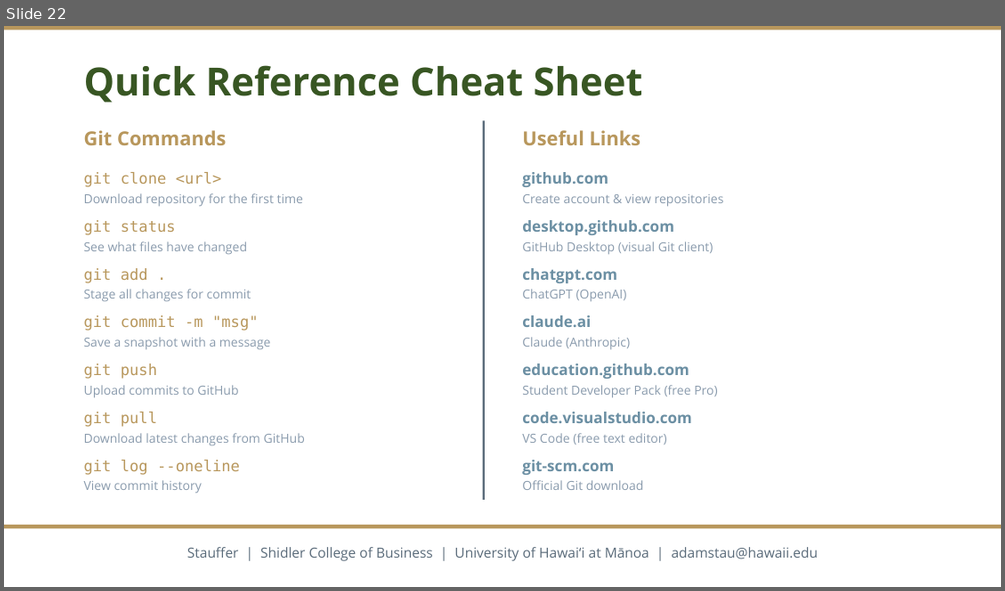
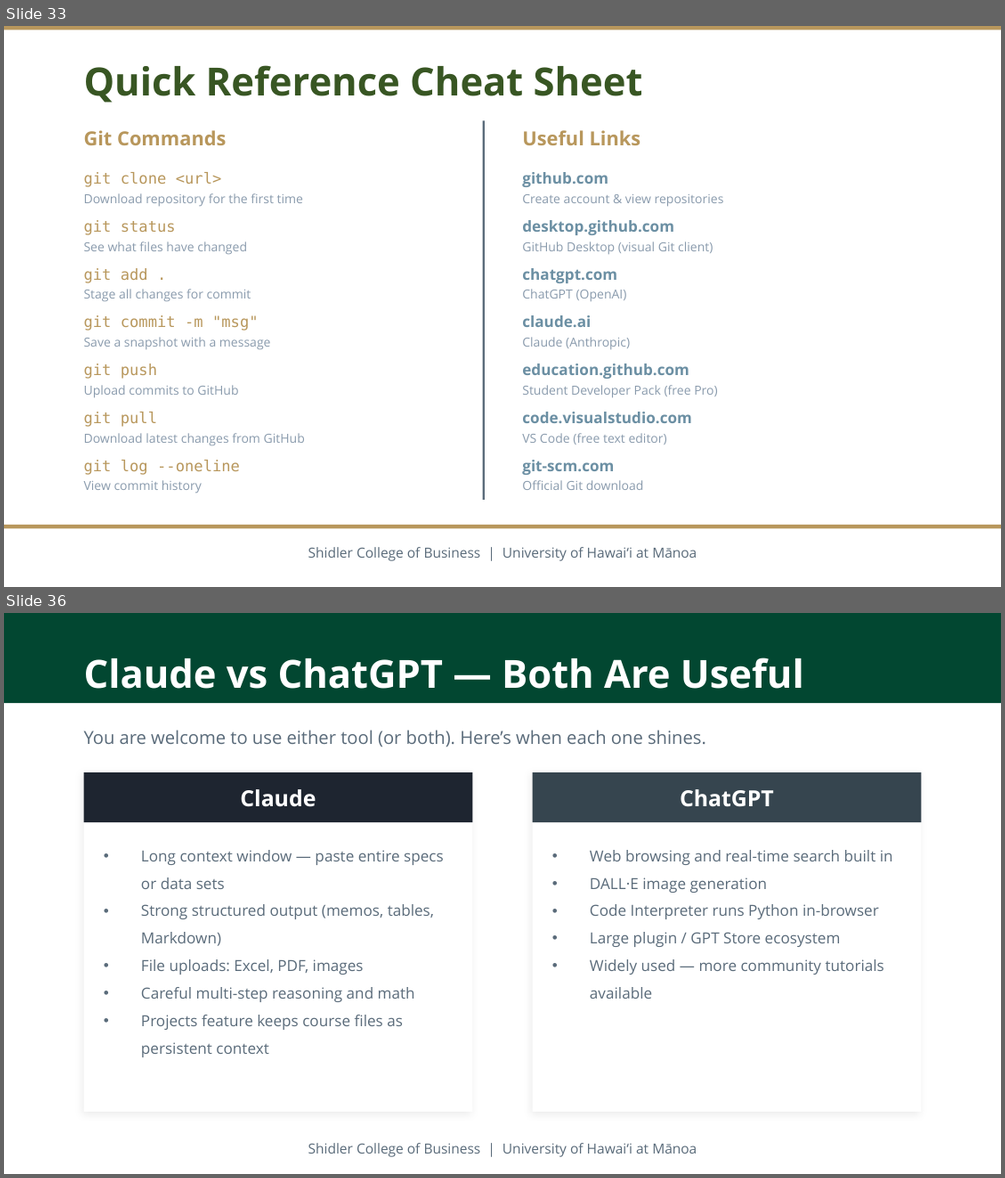
Before and after one commit to adamwstauffer/shidler, a slide deck: courses/BUS-629-VEMBA-International-Corporate-Finance/BUS629_AI_Ratios_Project.pptx. Shown one above the other, each under a label of ours: slide 22 before the commit, slides 33 and 36 after it; the slides between them are not shown. The pictures are 1005x591 and 1005x1178 pixels, drawn with LibreOffice and Linux fonts; fonts in the diff are those of the drawing. Boxes give left, top, right and bottom in pixels: in the first picture for what was removed or moved away, otherwise in the second. Text is boxed around its words. In the diff, an @@ line names an element or a change of style, - is before the commit and + after.

```diff
--- a/courses/BUS-629-VEMBA-International-Corporate-Finance/BUS629_AI_Ratios_Project.pptx
+++ b/courses/BUS-629-VEMBA-International-Corporate-Finance/BUS629_AI_Ratios_Project.pptx
@@ slide 36 added at <box>4,613,1001,1174</box>, background #FFFFFF @@
@@ rectangle added at <box>4,613,1001,703</box>, fill #024731 @@
@@ text added at <box>84,657,804,689</box>, 28 pt, text #FFFFFF, bold @@
+Claude vs ChatGPT — Both Are Useful
@@ text added at <box>84,730,706,747</box>, 13 pt, text #5A6B7A @@
+You are welcome to use either tool (or both). Here’s when each one shines.
@@ rectangle added at <box>84,772,472,1111</box>, fill #FFFFFF @@
@@ rectangle added at <box>84,772,472,822</box>, fill #1E2530 @@
@@ rectangle added at <box>533,772,921,1111</box>, fill #FFFFFF @@
@@ rectangle added at <box>533,772,921,822</box>, fill #36454F @@
@@ text added at <box>240,789,316,807</box>, 16 pt, text #FFFFFF, bold @@
+Claude
@@ text added at <box>680,789,774,807</box>, 16 pt, text #FFFFFF, bold @@
+ChatGPT
@@ text added at <box>141,850,444,1057</box>, 11 pt, text #5A6B7A @@
+• Long context window — paste entire specs or data sets
+• Strong structured output (memos, tables, Markdown)
+• File uploads: Excel, PDF, images
+• Careful multi-step reasoning and math
+• Projects feature keeps course files as persistent context
@@ text added at <box>590,850,893,998</box>, 11 pt, text #5A6B7A @@
+• Web browsing and real-time search built in
+• DALL·E image generation
+• Code Interpreter runs Python in-browser
+• Large plugin / GPT Store ecosystem
+• Widely used — more community tutorials available
@@ text added at <box>308,1143,696,1157</box>, 10 pt, text #5A6B7A @@
+Shidler College of Business | University of Hawaiʻi at Mānoa
@@ what was slide 22 is now slide 33 @@
@@ slide 33 changed as well @@
@@ text at <box>308,547,696,561</box>: text changed @@
-Stauffer | Shidler College of Business | University of Hawaiʻi at Mānoa | adamstau@hawaii.edu
+Shidler College of Business | University of Hawaiʻi at Mānoa
```
Also in this commit, not shown: 5 other slides changed, 29 other slides added, 1 slide removed.
